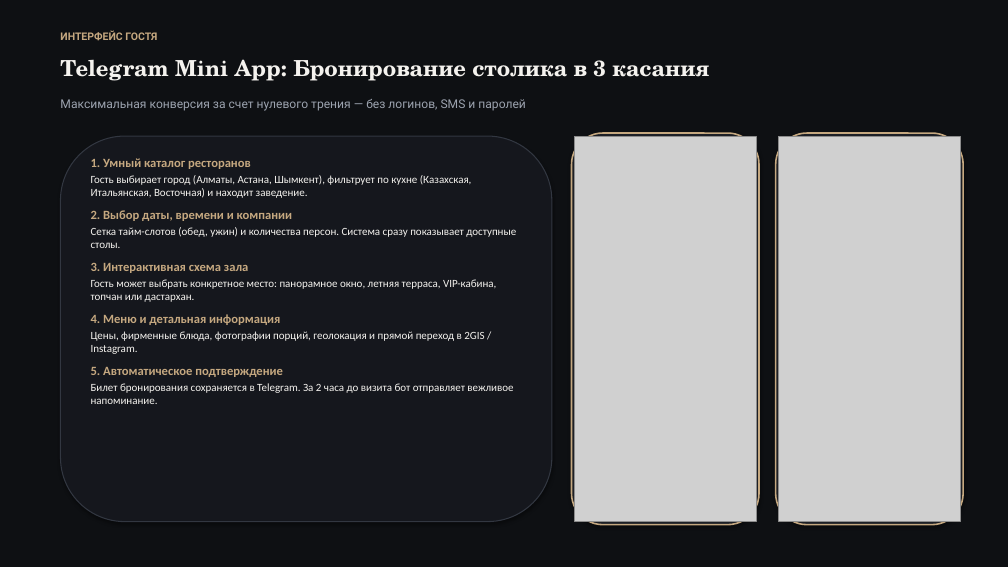
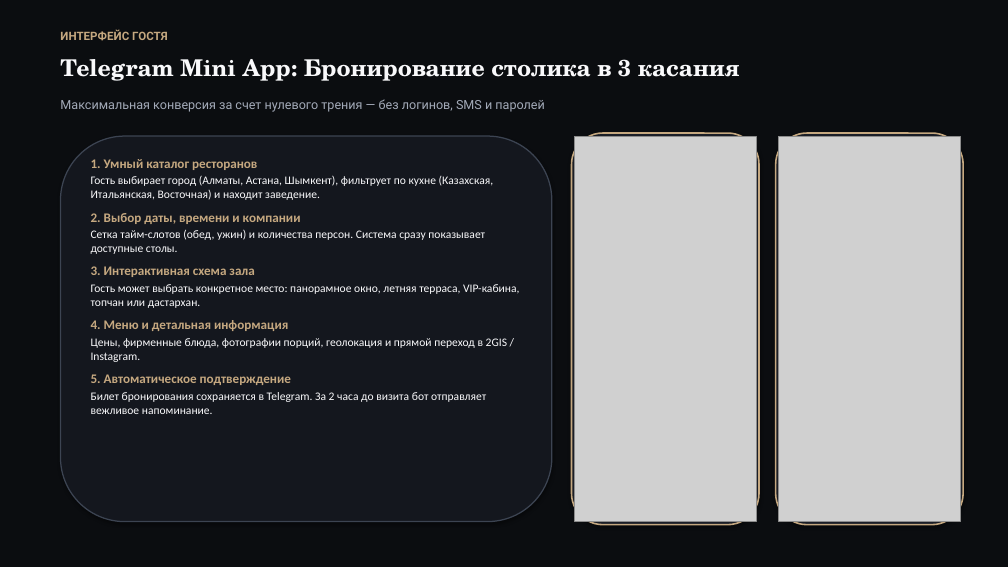
Before and after one commit to Sp1ceMan/restokz-bot, a slide deck: slide 5 of RestoKZ_Presentation.pptx. Drawn at 1008x567 pixels with LibreOffice and Linux fonts; fonts in the diff are those of the drawing; grey boxes stand for pictures. Boxes give left, top, right and bottom in pixels: in the first picture for what was removed or moved away, otherwise in the second. Text is boxed around its words. In the diff, an @@ line names an element or a change of style, - is before the commit and + after.

```diff
--- a/RestoKZ_Presentation.pptx
+++ b/RestoKZ_Presentation.pptx
@@ rectangle at (0,0,1008,567): fill #0E1013 to #0B0D10 @@
@@ text "ИНТЕРФЕЙС ГОСТЯ" at (60,29,168,41): size 10 to 11 pt @@
@@ text "Telegram Mini App: Бронирование столика ..." at (60,59,740,81): size 21 to 22 pt, text colour #F4F2EE to #F9F9FB @@
@@ text "Максимальная конверсия за счет нулевого ..." at (60,99,544,112): size 11.5 to 12 pt, text colour #9CA3AF to #A3AAB8 @@
@@ rounded rectangle at (60,136,552,522): fill #15171D to #14171E; outline #323741 1 pt to #3C4452 1.2 pt @@
@@ text "1. Умный каталог ресторанов" at (91,159,519,414): size 12 to 12.5 pt in "1. Умный каталог ресторанов", "2. Выбор даты, времени и компании", "3. Интерактивная схема зала", "4. Меню и детальная информация" and 1 more places; size 10.5 to 11 pt, text colour #F4F2EE to #F9F9FB in "Гость выбирает город (Алматы, Астана, Шымкент), фильтрует ...", "Сетка тайм-слотов (обед, ужин) и количества персон. ...", "Гость может выбрать конкретное место: панорамное окно, ...", "Цены, фирменные блюда, фотографии порций, геолокация и ..." and 1 more places @@
```
Also in this commit, not shown: 14 other slides changed, 4 other files.
